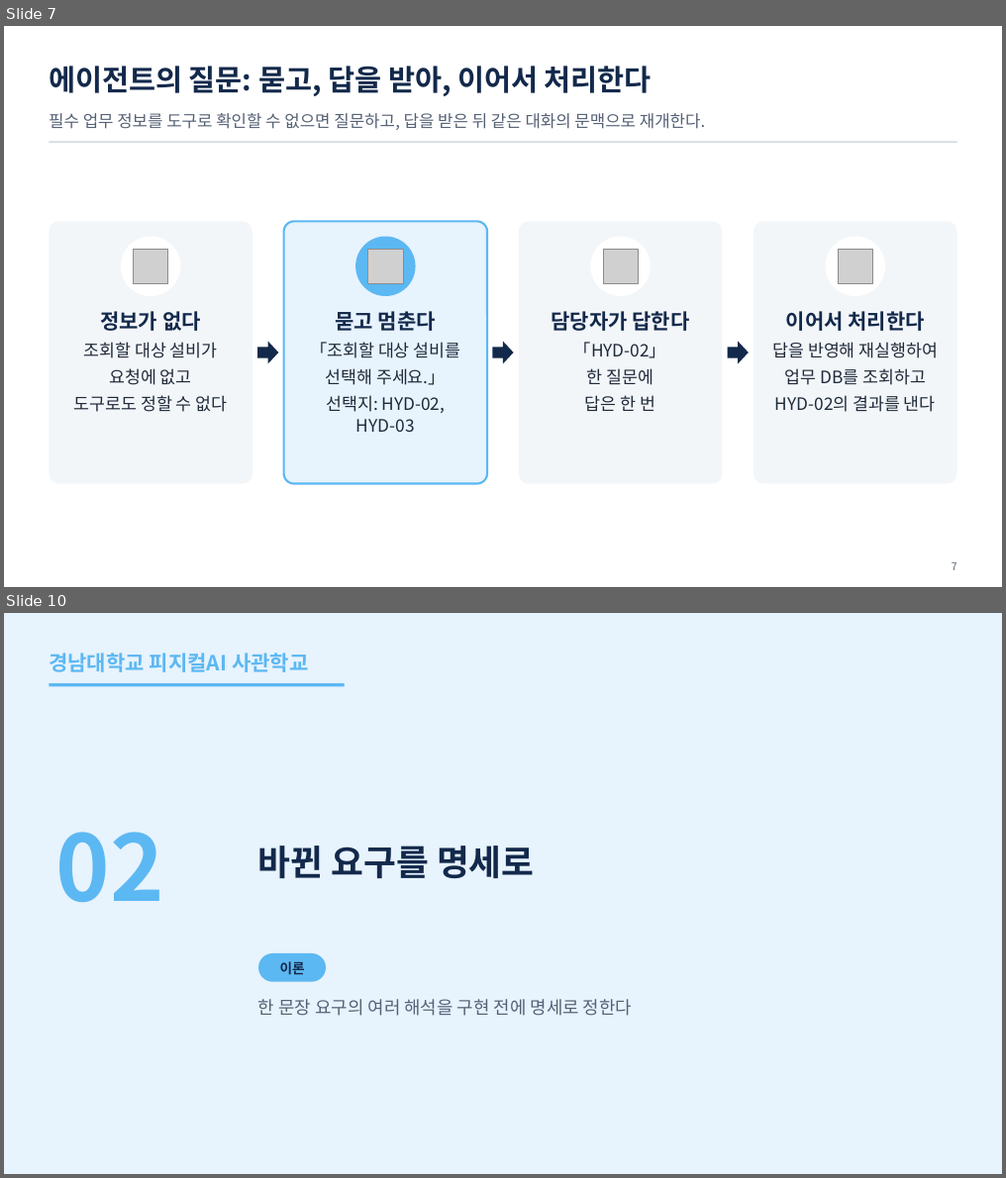
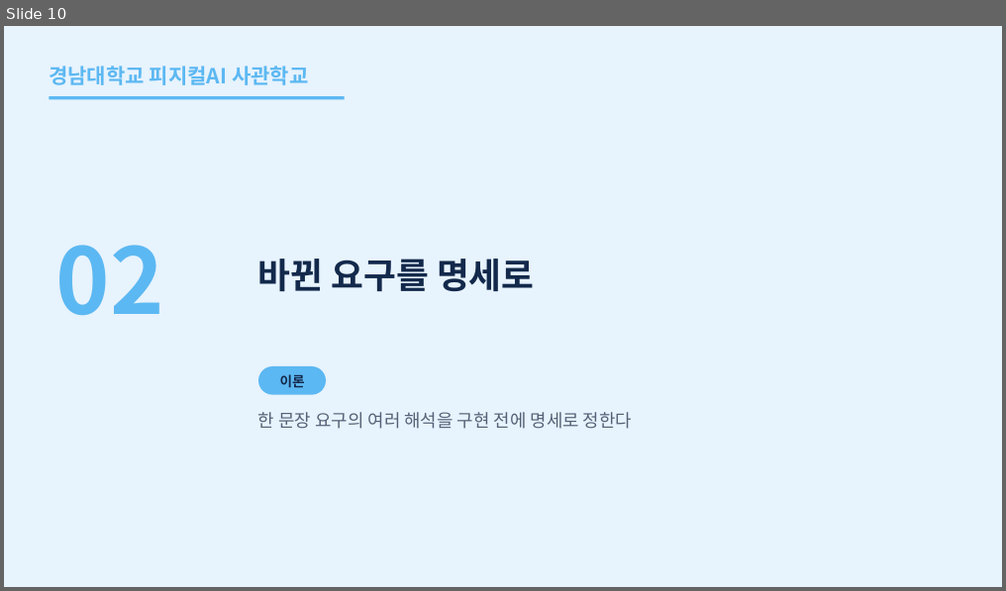
Before and after one commit to uengine-oss/hyd-iot-edu, a slide deck: workspace/강의제작/산출물/통합반/이론_오프라인/07회차/통합반_오프라인_07회차.pptx. Shown one above the other, each under a label of ours: slides 7 and 10 before the commit, slide 10 after it; the slides between them are not shown. The pictures are 1006x1178 and 1006x591 pixels, drawn with LibreOffice and Linux fonts; fonts in the diff are those of the drawing; grey boxes stand for pictures. Boxes give left, top, right and bottom in pixels: in the first picture for what was removed or moved away, otherwise in the second. Text is boxed around its words. In the diff, an @@ line names an element or a change of style, - is before the commit and + after.

Commit message:
통합반 현장 7회차 1~9장 승인 역할·결정 근거와 현장 질문을 확정

```diff
--- a/workspace/강의제작/산출물/통합반/이론_오프라인/07회차/통합반_오프라인_07회차.pptx
+++ b/workspace/강의제작/산출물/통합반/이론_오프라인/07회차/통합반_오프라인_07회차.pptx
@@ slide 7 removed at [4,26,1002,587], background #FFFFFF @@
@@ text removed at [49,66,651,96] @@
-에이전트의 질문: 묻고, 답을 받아, 이어서 처리한다
@@ text removed at [49,113,706,130] @@
-필수 업무 정보를 도구로 확인할 수 없으면 질문하고, 답을 받은 뒤 같은 대화의 문맥으로 재개한다.
@@ rectangle removed at [49,141,957,143] @@
@@ rounded rectangle removed at [49,221,252,484] @@
@@ rounded rectangle removed at [284,221,487,484] @@
@@ rounded rectangle removed at [519,221,723,484] @@
@@ rounded rectangle removed at [753,221,957,484] @@
@@ ellipse removed at [121,236,180,296] @@
@@ picture removed at [134,249,168,283] @@
@@ ellipse removed at [355,236,416,296] @@
@@ picture removed at [368,249,403,283] @@
@@ ellipse removed at [591,236,650,296] @@
@@ picture removed at [603,249,638,283] @@
@@ ellipse removed at [826,236,885,296] @@
@@ picture removed at [838,249,872,283] @@
@@ text removed at [74,311,228,412] @@
-정보가 없다
-조회할 대상 설비가
-요청에 없고
-도구로도 정할 수 없다
@@ text removed at [310,311,461,432] @@
-묻고 멈춘다
-「조회할 대상 설비를
-선택해 주세요.」
-선택지: HYD-02, HYD-03
@@ text removed at [550,311,690,411] @@
-담당자가 답한다
-「HYD-02」
-한 질문에
-답은 한 번
@@ text removed at [773,311,938,412] @@
-이어서 처리한다
-답을 반영해 재실행하여
-업무 DB를 조회하고
-HYD-02의 결과를 낸다
@@ right arrow removed at [257,341,279,364] @@
@@ right arrow removed at [493,341,514,364] @@
@@ right arrow removed at [727,341,748,364] @@
@@ text removed at [951,563,957,570] @@
-7
```
Also in this commit, not shown: 6 slides changed, 3 slides added, 2 other slides removed, 11 other files.
